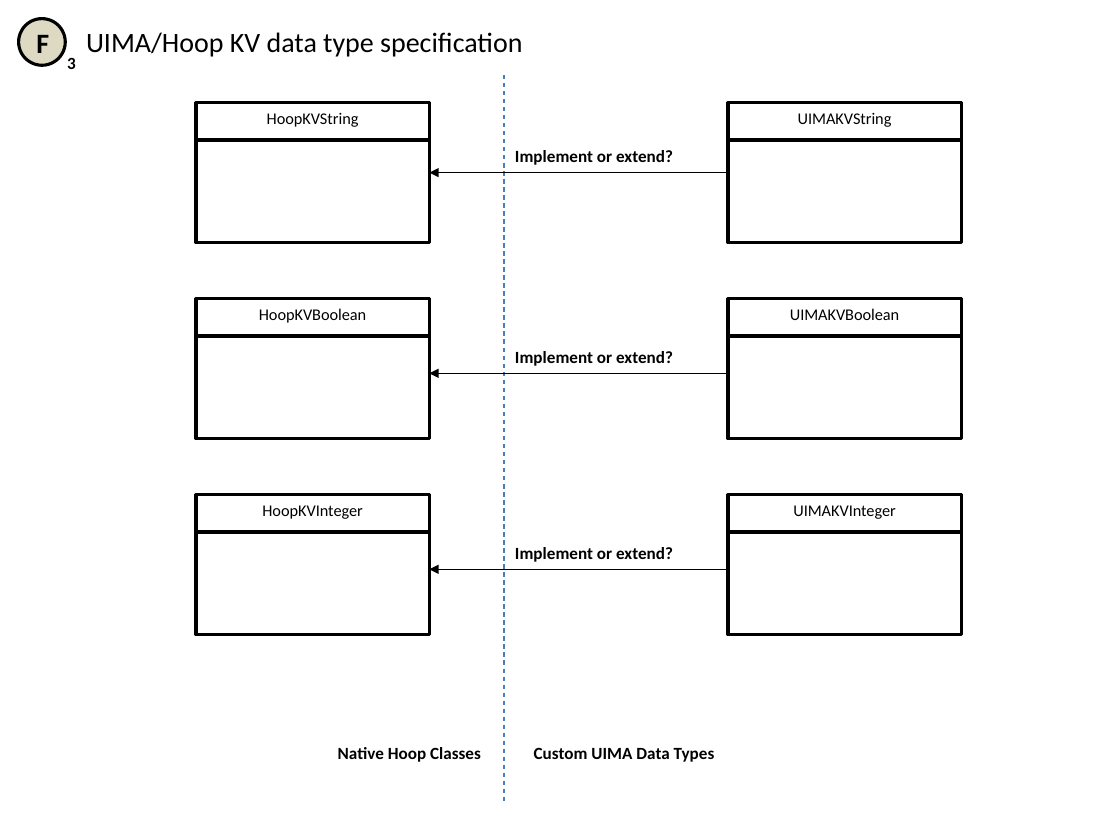
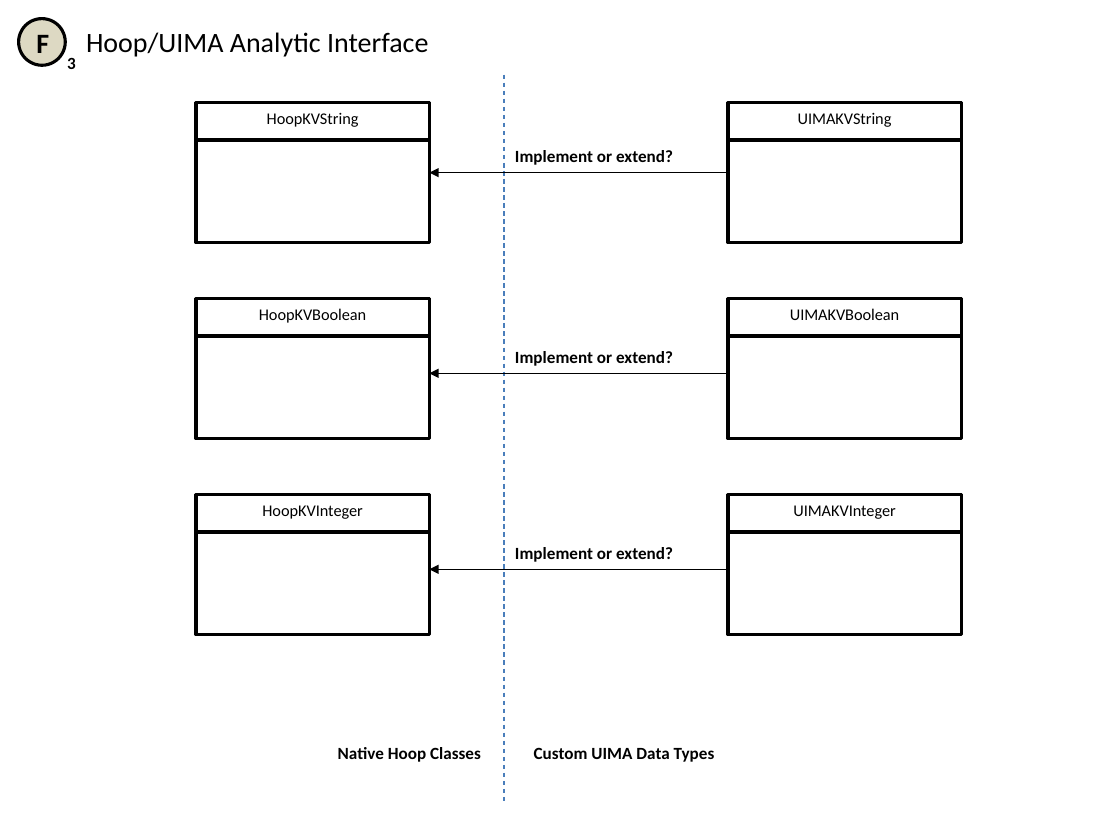
Before and after one commit to Mindtoeye/Hoop, a slide deck: slide 10 of Resources/Documentation/UML+DomainModels.pptx. Drawn at 1120x840 pixels with LibreOffice and Linux fonts; fonts in the diff are those of the drawing. Boxes give left, top, right and bottom in pixels: in the first picture for what was removed or moved away, otherwise in the second. Text is boxed around its words. In the diff, an @@ line names an element or a change of style, - is before the commit and + after.

Commit message:
Lots of cleanup so that the repository doesn't foul up. Finished a proper version of the Hoop/UIMA UML. Started the construction of Weka support as an analyze hoop

```diff
--- a/Resources/Documentation/UML+DomainModels.pptx
+++ b/Resources/Documentation/UML+DomainModels.pptx
@@ text at (86, 32, 428, 57): text changed @@
-UIMA/Hoop KV data type specification
+Hoop/UIMA Analytic Interface
```
Also in this commit, not shown: 2 other slides changed, 1 slide added, 8 other files.
